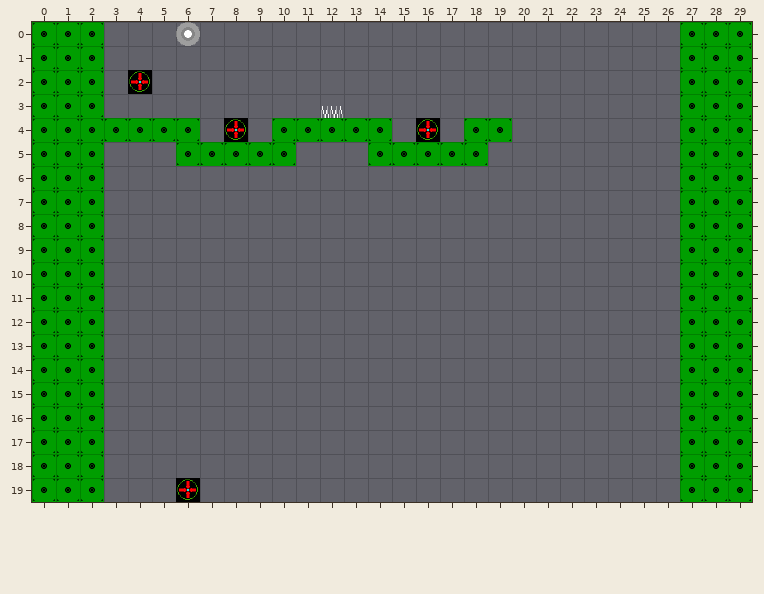
A Tiled map gets an edit: tiled/maps/sectorSpecial/levelHub.tmx. That is the earlier state.
Cells are 32x32 px. Shown: x 0..29, y 0..19.
Once edited:
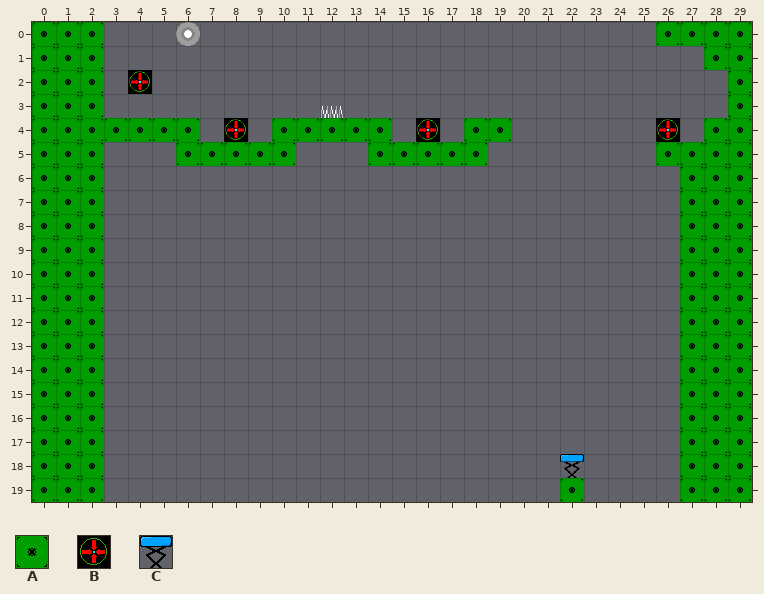
Key: from "Props": A 0 "Tile", B 1 "Placeholder", C 6 "Spring".
_ is an empty cell, . an unchanged one.
Objects are placed by their top-left corner, in cells (3,4 is the top-left corner of cell 3,4); size is 1x1 cell unless given.
Difference:
--- layer "Layout"
@@ x 26..28 @@
- 0 _..
- 1 .A.
- 2 .AA
- 3 .AA
- 4 .A.
- 5 _..
+ 0 A..
+ 1 ._.
+ 2 .__
+ 3 .__
+ 4 ._.
+ 5 A..
@@ x 22..22 @@
-19 _
+19 A
--- layer "Objects"
+B "Sector" at 26,4
+C "Spring" at 22,18
-B "Placeholder" at 6,19
